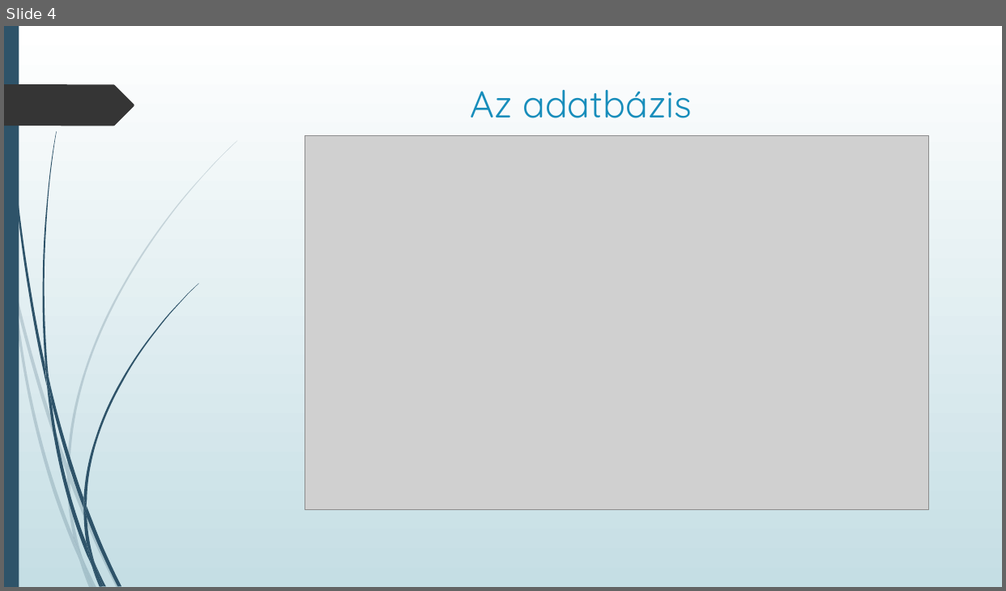
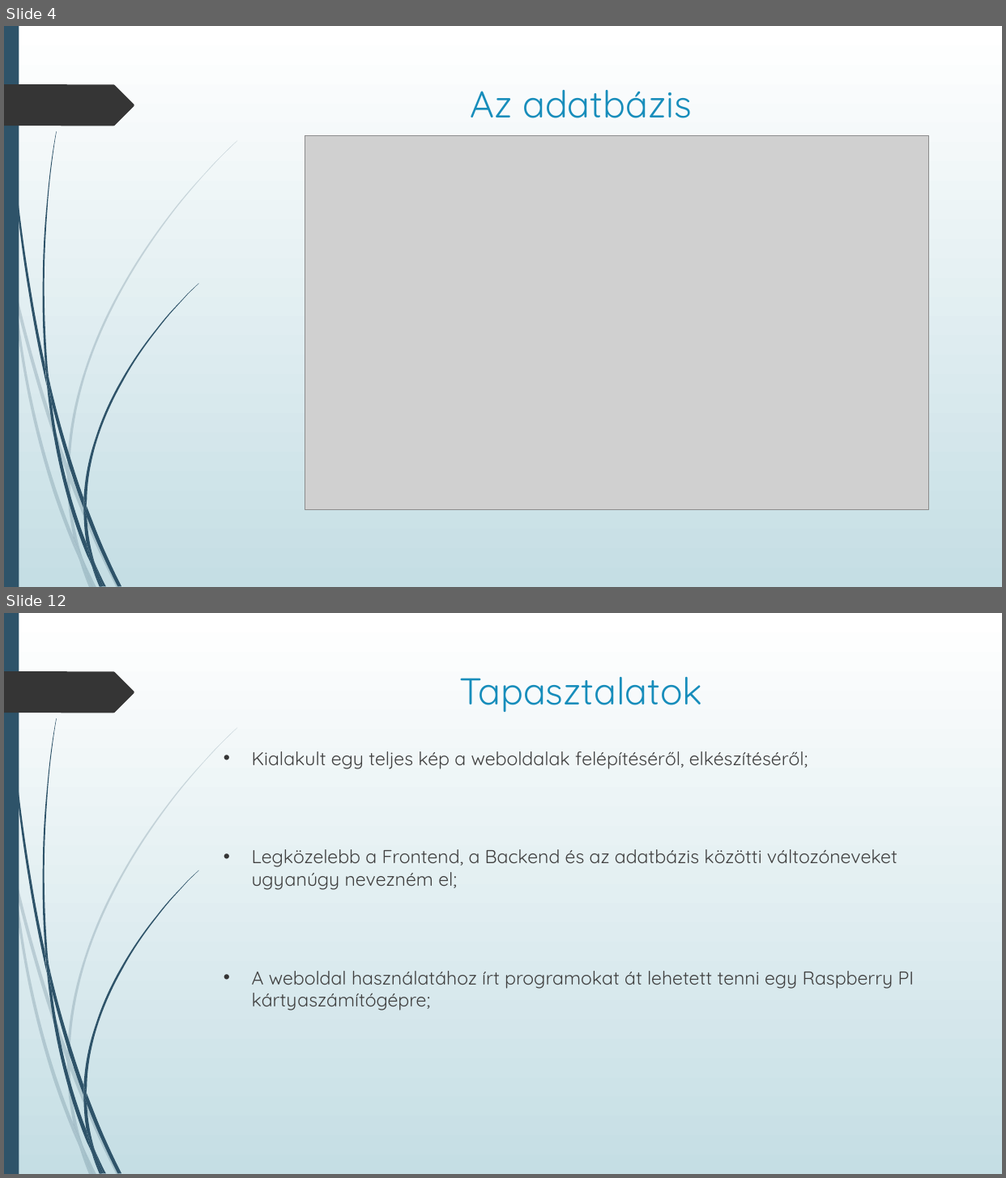
Before and after one commit to Prokiga/Vizsga_remek, a slide deck: Documents/Prezentáció.pptx. Shown one above the other, each under a label of ours: slide 4 before the commit, slides 4 and 12 after it; the slides between them are not shown. The pictures are 1006x591 and 1006x1178 pixels, drawn with LibreOffice and Linux fonts; fonts in the diff are those of the drawing; grey boxes stand for pictures. Boxes give left, top, right and bottom in pixels: in the first picture for what was removed or moved away, otherwise in the second. Text is boxed around its words. In the diff, an @@ line names an element or a change of style, - is before the commit and + after.

```diff
--- a/Documents/Prezentáció.pptx
+++ b/Documents/Prezentáció.pptx
@@ slide 12 added at [4, 613, 1002, 1174], background gradient #FFFFFF to #C5DEE5; not listed: 24 template elements that a slide beside it also shows @@
@@ title added at [459, 677, 702, 712], 36 pt, text #178DBB @@
+Tapasztalatok
@@ text added at [252, 752, 914, 1011], 18 pt, text #404040 @@
+• Kialakult egy teljes kép a weboldalak felépítéséről, elkészítéséről;
+• Legközelebb a Frontend, a Backend és az adatbázis közötti változóneveket ugyanúgy nevezném el;
+• A weboldal használatához írt programokat át lehetett tenni egy Raspberry PI kártyaszámítógépre;
```
Also in this commit, not shown: 3 slides changed, 6 other slides added.
